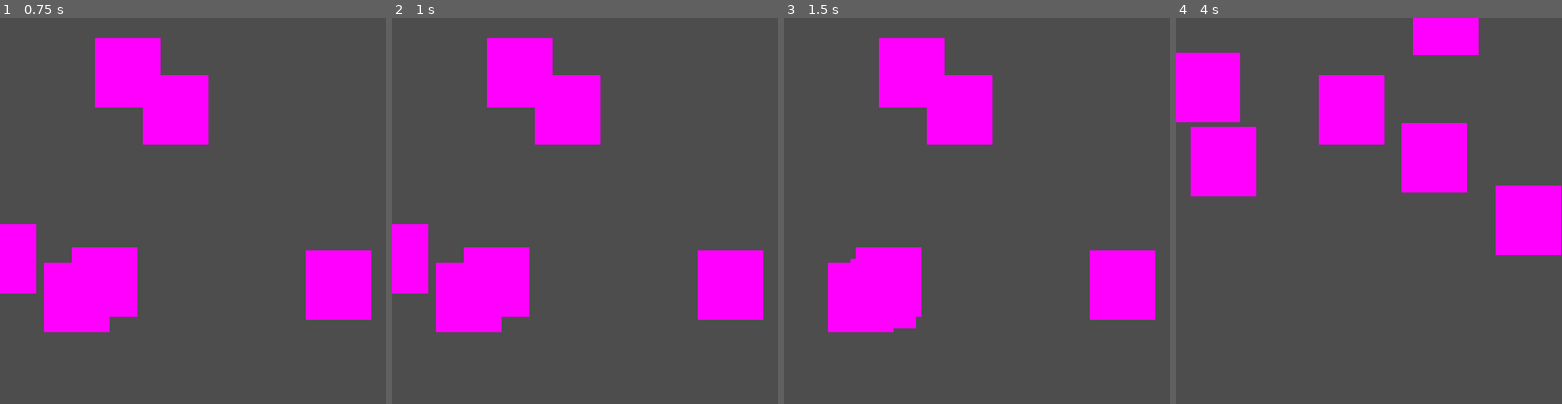
Above: before the commit, frames 1-4 (left to right).
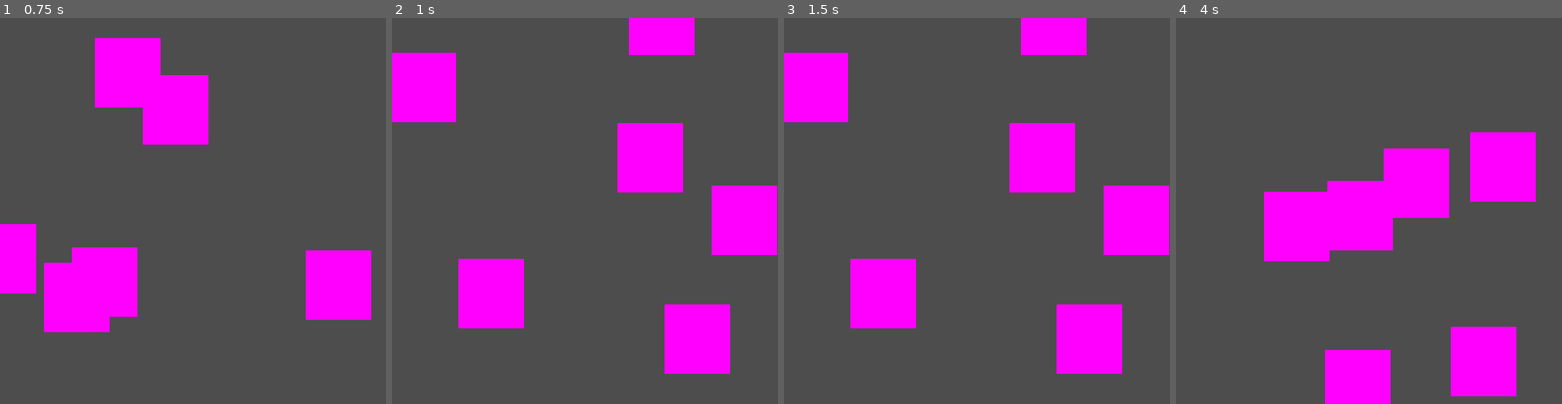
Above: after the commit, the same moments.

Repository: Zarathecat/godot-bubblepop
Game: Godot game, scene res://main.tscn
Two runs of this game, one before a commit and one after it. Both use one fixed random seed, a clock stepped at 60 frames per second and the inputs below. Before the commit the project has no main scene; this scene is started directly in both runs.
Inputs (mouse positions are in pixels of both pictures, inside the frame that each line leads up to):
- Up to frame 1 (0.75 s): tap Enter at 0.5 s; move the mouse to (77, 99) at 0.52 s; click (77, 99) at 0.67 s
- Up to frame 2 (1 s): no input
- Up to frame 3 (1.5 s): tap Space at 1.25 s; move the mouse to (787, 257) at 1.27 s; click (787, 257) at 1.42 s
- Up to frame 4 (4 s): move the mouse to (1280, 280) at 2.02 s; click (1280, 280) at 2.17 s; tap Enter at 2.75 s; move the mouse to (1303, 72) at 2.77 s; click (1303, 72) at 2.92 s; tap Space at 3.5 s; move the mouse to (1515, 284) at 3.52 s; click (1515, 284) at 3.67 s

Frame 1 is identical in both runs. In frame 2, 25% of the frame differs, in the area x 0-100%, y 0-93%; in frame 3, 23%; in frame 4, 31%, in the area x 0-100%, y 0-100%.

Commit message:
Add work so far
Signals being picked up inconsistently; don't know why yet. Timer
added but is also not behaving as wanted yet.

Diff:
--- a/bubble.gd
+++ b/bubble.gd
@@ -1,8 +1,10 @@
 extends CharacterBody2D
 
-var score = 0
+#var score = 0
 
 var window_size = DisplayServer.window_get_size()
+
+signal bubble_pop
 
 # Called when the node enters the scene tree for the first time.
 func _ready() -> void:
@@ -11,6 +13,7 @@
 # Called every frame. 'delta' is the elapsed time since the previous frame.
 func _process(delta: float) -> void:
 	pass
+	#print(str(score))
 
 func get_random_position(win_size):
 	var win_x = int(win_size[0])
@@ -24,4 +27,7 @@
 	if event is InputEventMouseButton or event is InputEventScreenTouch:
 		print("Bubble popped!")
 		position = get_random_position(window_size)
-		score += 1
+		bubble_pop.emit()
+
+func _on_timer_timeout() -> void:
+	position = get_random_position(window_size)
--- a/bubble.tscn
+++ b/bubble.tscn
@@ -25,4 +25,5 @@
 [node name="Timer" type="Timer" parent="."]
 autostart = true
 
-[connection signal="input_event" from="." to="." method="_on_input_event"]
+[connection signal="input_event" from="." to="." method="_on_input_event" flags=3]
+[connection signal="timeout" from="Timer" to="." method="_on_timer_timeout"]
--- a/main.gd
+++ b/main.gd
@@ -3,6 +3,8 @@
 @export var bubble_scene: PackedScene
 
 var window_size = DisplayServer.window_get_size()
+
+var score = 0
 
 # I want a timer attached to each bubble, that moves it
 # when the time runs out. Not sure how to attach a timer to
@@ -24,8 +26,8 @@
 
 # Called every frame. 'delta' is the elapsed time since the previous frame.
 func _process(delta: float) -> void:
-	print("Score: " + str($Bubble.score))
-	pass
+	# score is calculated per bubble, then combined!
+	print("Score: " + str(score))
 
 # For now, we make a few random bubbles at the start
 func generate_bubble():
@@ -42,3 +44,7 @@
 	var rand_pos_x = randi_range(0, win_size[0])
 	var rand_pos_y = randi_range(0, win_size[1])
 	return Vector2(rand_pos_x, rand_pos_y)
+
+# This doesn't work consistently and I have no idea why, yet.
+func _on_bubble_bubble_pop() -> void:
+	score+= 1
--- a/main.tscn
+++ b/main.tscn
@@ -9,4 +9,4 @@
 
 [node name="Bubble" parent="." instance=ExtResource("2_25n27")]
 
-[connection signal="input_event" from="Bubble" to="." method="_on_bubble_input_event"]
+[connection signal="bubble_pop" from="Bubble" to="." method="_on_bubble_bubble_pop"]
--- a/project.godot
+++ b/project.godot
@@ -11,6 +11,7 @@
 [application]
 
 config/name="bubblepop"
+run/main_scene="res://main.tscn"
 config/features=PackedStringArray("4.3", "GL Compatibility")
 config/icon="res://icon.svg"
 
